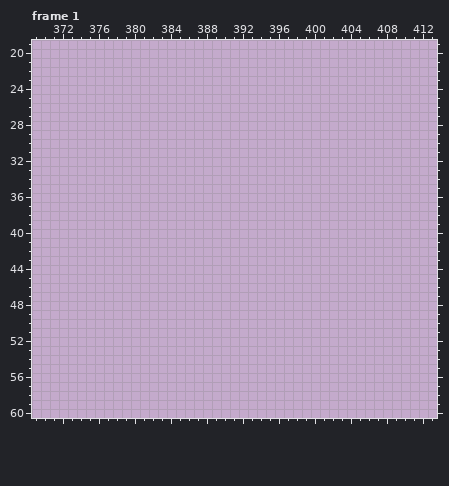
Pixel-art file: aa-uis/assets/my assets/UI/UI_base-with_tiles.aseprite. The first picture shows the starting point.
768x224 pixels, 9 frames. Colours within 5 levels of each other are drawn and written as one. Shown: frame 1: x 369..413, y 19..60.
Now the later version:
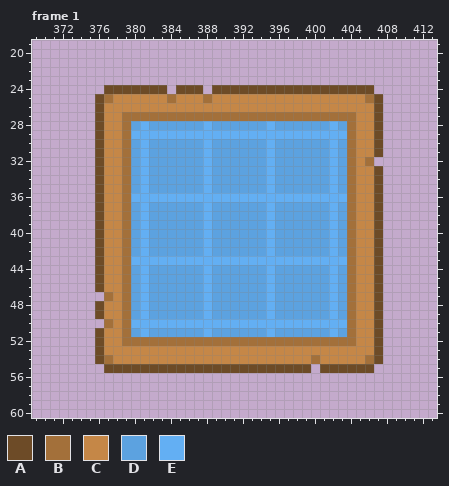
Palette (. is transparent): A #6d4b27  B #a3703a  C #c58747  D #5ca2e0  E #63aff3
Edits made:
Changed rows in their new state; - is an unchanged pixel.
Frame 1, layer "background":
first column x 376:
24 -AAAAAAA-AAA-AAAAAAAAAAAAAAAAAA-
25 ABCCCCCCBCCCBCCCCCCCCCCCCCCCCCBA
26 ACCCCCCCCCCCCCCCCCCCCCCCCCCCCCCA
27 ACCBBBBBBBBBBBBBBBBBBBBBBBBBBCCA
28 ACCBDEDDDDDDEDDDDDDEDDDDDDEDBCCA
29 ACCBEEEEEEEEEEEEEEEEEEEEEEEEBCCA
30 ACCBDEDDDDDDEDDDDDDEDDDDDDEDBCCA
31 ACCBDEDDDDDDEDDDDDDEDDDDDDEDBCCA
32 ACCBDEDDDDDDEDDDDDDEDDDDDDEDBCB-
33 ACCBDEDDDDDDEDDDDDDEDDDDDDEDBCCA
34 ACCBDEDDDDDDEDDDDDDEDDDDDDEDBCCA
35 ACCBDEDDDDDDEDDDDDDEDDDDDDEDBCCA
36 ACCBEEEEEEEEEEEEEEEEEEEEEEEEBCCA
37 ACCBDEDDDDDDEDDDDDDEDDDDDDEDBCCA
38 ACCBDEDDDDDDEDDDDDDEDDDDDDEDBCCA
39 ACCBDEDDDDDDEDDDDDDEDDDDDDEDBCCA
40 ACCBDEDDDDDDEDDDDDDEDDDDDDEDBCCA
41 ACCBDEDDDDDDEDDDDDDEDDDDDDEDBCCA
42 ACCBDEDDDDDDEDDDDDDEDDDDDDEDBCCA
43 ACCBEEEEEEEEEEEEEEEEEEEEEEEEBCCA
44 ACCBDEDDDDDDEDDDDDDEDDDDDDEDBCCA
45 ACCBDEDDDDDDEDDDDDDEDDDDDDEDBCCA
46 ACCBDEDDDDDDEDDDDDDEDDDDDDEDBCCA
47 -BCBDEDDDDDDEDDDDDDEDDDDDDEDBCCA
48 ACCBDEDDDDDDEDDDDDDEDDDDDDEDBCCA
49 ACCBDEDDDDDDEDDDDDDEDDDDDDEDBCCA
50 -BCBEEEEEEEEEEEEEEEEEEEEEEEEBCCA
51 ACCBDEDDDDDDEDDDDDDEDDDDDDEDBCCA
52 ACCBBBBBBBBBBBBBBBBBBBBBBBBBBCCA
53 ACCCCCCCCCCCCCCCCCCCCCCCCCCCCCCA
54 ABCCCCCCCCCCCCCCCCCCCCCCBCCCCCBA
55 -AAAAAAAAAAAAAAAAAAAAAAA-AAAAAA-
